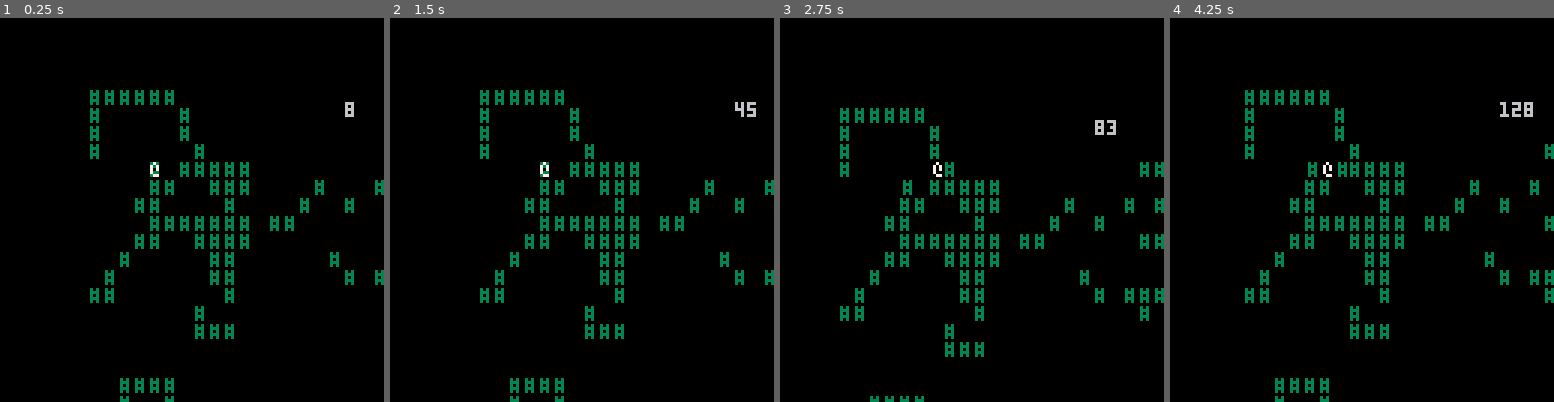
Above: before the commit, frames 1-4 (left to right).
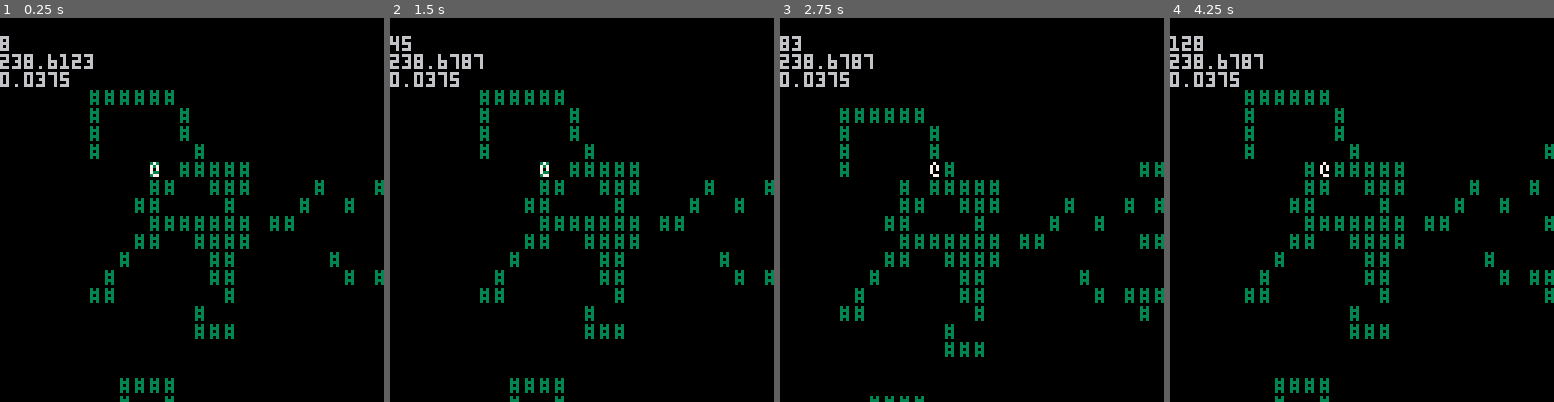
Above: after the commit, the same moments.

Repository: arnodick/castle
Game: PICO-8 cartridge castle.p8
Same seed, same stepped clock (60 frames per second), same inputs: the game is played once before the commit and once after it.
Inputs:
- Up to frame 1 (0.25 s): no input
- Up to frame 2 (1.5 s): tap X (X key) at 0.33, 1.07 s; tap O (Z key) at 0.7 s
- Up to frame 3 (2.75 s): hold Right 1.6-2.1 s; tap O (Z key) at 1.7, 2.1, 2.5 s; tap X (X key) at 1.85 s; hold Up 2.15-2.42 s; hold Right from 2.47 s (still down)
- Up to frame 4 (4.25 s): tap O (Z key) every 0.4 s from 2.9 to 4.1 s; tap X (X key) at 2.97, 4.08 s; release Right at 3.03 s; hold Left 3.08-3.58 s; hold Down 3.63-3.97 s; hold Right from 4.02 s (still down)

The runs differ from the first frame. In frame 1, 0.9% of the frame differs, in the area x 0-93%, y 4-26%; in frame 2, 1.0%; in frame 3, 1.2%; in frame 4, 1.4%, in the area x 0-95%, y 4-42%.

Commit message:
debug and stuff

Diff:
--- a/castle.p8
+++ b/castle.p8
@@ -2,6 +2,13 @@
 version 5
 __lua__
 debug=true
+debug_l={}
+
+function debug_u()
+	debug_l[1]=timer
+	debug_l[2]=stat(0)
+	debug_l[3]=stat(1)
+end
 
 function actors_i()
 	local a={}
@@ -37,17 +44,23 @@
 --	print(a.y,a.x*cellw,a.y*cellh+cellh,a.c)
 end
 
+function direction(d)
+	local dire={}
+	dire[1]=0 dire[2]=0
+	if d==1 then dire[1]=-1 end
+	if d==2 then dire[1]= 1 end
+	if d==4 then dire[2]=-1 end
+	if d==8 then dire[2]= 1 end
+	return dire
+end
+
 function moveactor(a,d)
 	if d!=0 then
-		local xdir=0 local ydir=0
-		if d==1 then xdir=-1 end
-		if d==2 then xdir= 1 end
-		if d==4 then ydir=-1 end
-		if d==8 then ydir= 1 end
-
-		if room[a.x+xdir][a.y+ydir]==0 then
+		local dire=direction(d)
+
+		if room[a.x+dire[1]][a.y+dire[2]]==0 then
 			room[a.x][a.y]=0
-			a.x+=xdir a.y+=ydir
+			a.x+=dire[1] a.y+=dire[2]
 			room[a.x][a.y]=a.t
 		else return true
 		end
@@ -55,16 +68,13 @@
 end
 
 function colactor(a,d,t)
-	local xdir=0 local ydir=0
-	if d==1 then xdir=-1 end
-	if d==2 then xdir= 1 end
-	if d==4 then ydir=-1 end
-	if d==8 then ydir= 1 end
-
-	if a.x+xdir==t.x and a.y+ydir==t.y then
-		t.hit=true
-	end
-	--room[a.x+xdir][a.y+ydir].hit=true
+	local dire=direction(d)
+
+	if t.t==3 then
+		if a.x+dire[1]==t.x and a.y+dire[2]==t.y then
+			t.hit=true
+		end
+	end
 end
 
 function shake(a)
@@ -81,9 +91,7 @@
 	if a.t==3 then
 		d=2^flr(rnd(4))
 	end
-	local col=moveactor(a,d)
-	--if col then colactor(a,d) end
-	if col then
+	if moveactor(a,d) then
 		for target in all(actors) do
 			colactor(a,d,target)
 		end
@@ -105,6 +113,7 @@
 	sector_a=4
 	room_w=sector_s*sector_a
 	level=0
+	cam={} cam[1]=0 cam[2]=0
 	actortypes={}
 	actors={}
 	actors_i()
@@ -138,7 +147,9 @@
 --	rect(-2+cellw,-2+cellh,16*cellw+cellw-1,16*cellh+cellh)
 --	print(xs,16*cellw+cellw,16*cellh+cellh)
 	if debug then
-		print(timer,90,10,6)
+		for a=1,#debug_l do
+			print(debug_l[a],cam[1],cam[2]+a*6,6)
+		end
 	end
 end
 
@@ -147,8 +158,10 @@
 		foreach(actors,doactor)
 	end
 	foreach(actors,shake)
-	camera(p.x*cellw-10*cellw,p.y*cellh-8*cellh)
+	cam[1]=p.x*cellw-10*cellw cam[2]=p.y*cellh-8*cellh
+	camera(cam[1],cam[2])
 	timer+=1
+	debug_u()
 end
 __gfx__
 00000000000000000000000000000000000000000000000000000000000000000000000000000000000000000000000000000000000000000000000000000000
